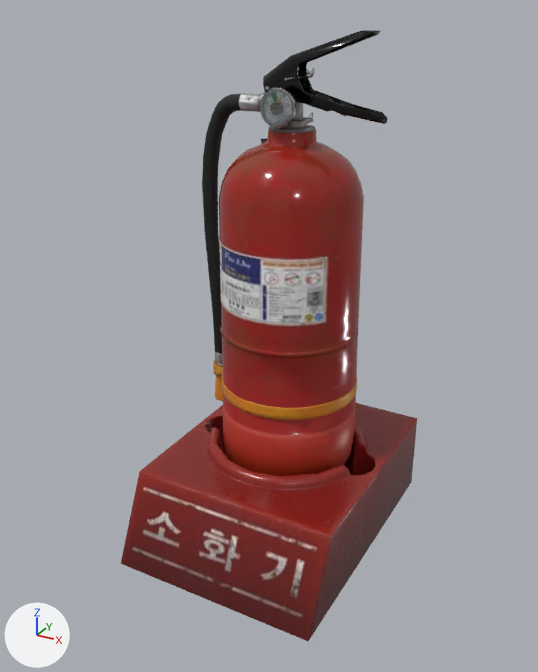
One commit to the glTF model public/assets/gen/world/models/korean_fire_extinguisher_01/korean_fire_extinguisher_01.glb: the scene before it, then after it.
Both versions are drawn from a 50 mm lens placed at (0.416, -0.843, 0.68), pointed at (-0.004, -0.079, 0.297). Arrows for +X, +Y and +Z are at lower left; the lights stay in place. The older version comes first. Where no turn or scale is listed for an object, it has been applied to the vertices. Vertices at exactly the same position are counted once.

Names of what the first picture shows: 'korean_fire_extinguisher_01'.
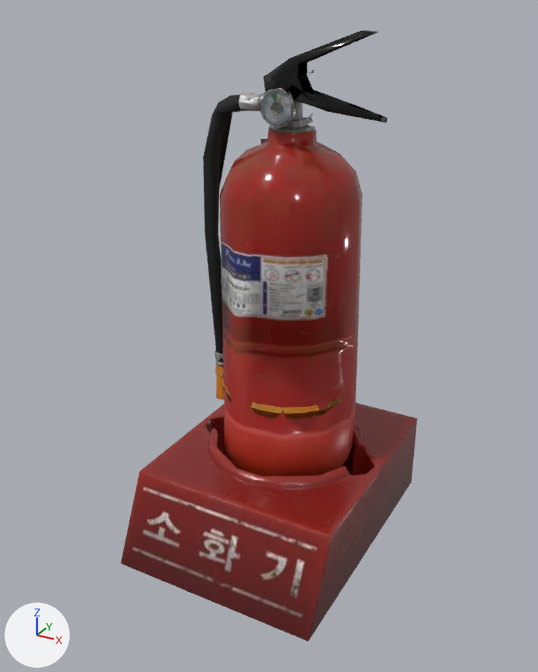
Pixel boxes [x1, y1, x2, y2] of what changed, in the pictures (538 x 672 px):
part 1 of me_02_low, cut back
    before: [202, 30, 387, 491]
    after: [203, 72, 313, 354]
part 2 of me_02_low, surface changed
    both: [296, 92, 306, 104]

Edits to the bpy script that builds the scene:
```text
Change me_02_low:
    used by ob_korean_fire_extinguisher_01; location = (0.0, -0.06, 0.329)
    remove me_02_low.from_pydata(...)  # 1824 vertices, 3234 faces; spans x -0.14..0.14, y -0.184..0.184, z -0.329..0.329
    add me_02_low.from_pydata(...)  # 724 vertices, 1201 faces; spans x -0.14..0.14, y -0.184..0.184, z -0.329..0.329
    me_02_low part 1: 1102 vertices removed from x -0.14..0.14, y -0.085..0.138, z -0.277..0.329; 13 vertices added at x -0.112..0.011, y -0.006..0.097, z 0.077..0.283
    me_02_low part 2: 2 kept faces spanning x -0.114..0.024, y 0.015..0.025, z -0.125..0.264 get new texture (UV) coordinates
    other edits to the shape of me_02_low do not show in these pictures
```
